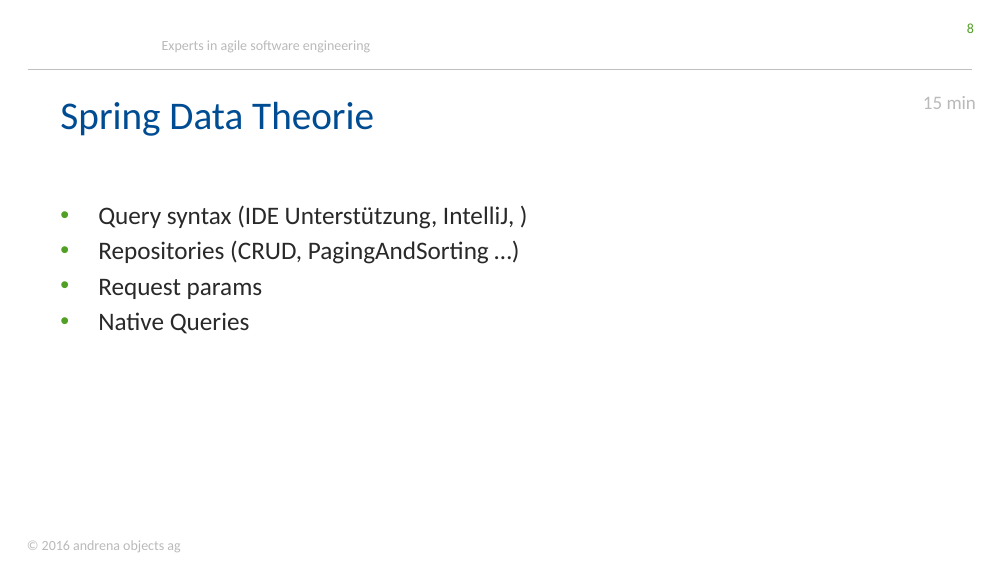
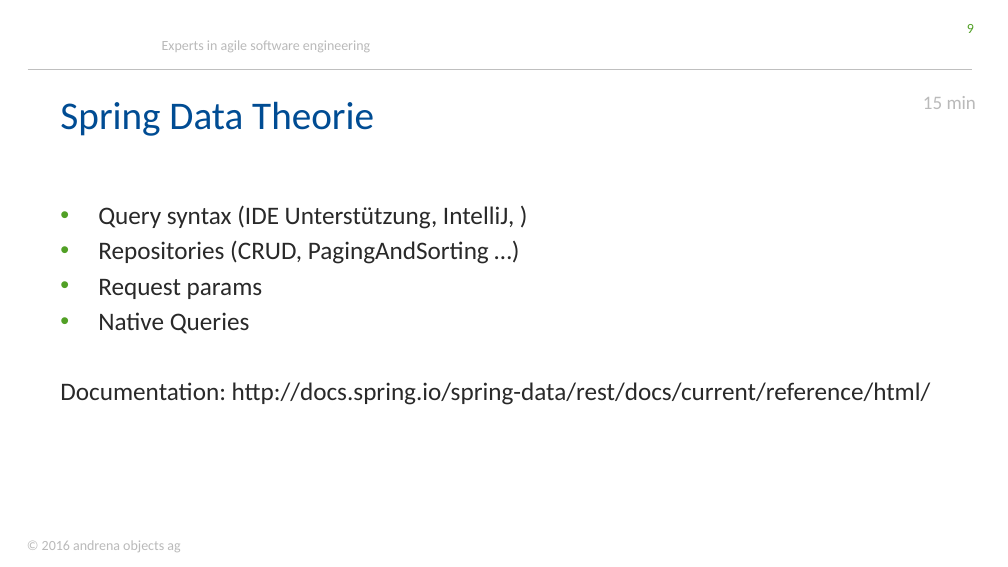
Before and after one commit to stklqt/oop-springboot-springdata-server, a slide deck: slide 9 of springBootDataWorkshop.pptx (slide 8 before the commit). Drawn at 1008x567 pixels with LibreOffice and Linux fonts; fonts in the diff are those of the drawing; background and template pictures are left out. Boxes give left, top, right and bottom in pixels: in the first picture for what was removed or moved away, otherwise in the second. Text is boxed around its words. In the diff, an @@ line names an element or a change of style, - is before the commit and + after.

```diff
--- a/springBootDataWorkshop.pptx
+++ b/springBootDataWorkshop.pptx
@@ page number at [967,24,974,33]: text changed @@
-8
+9
@@ text at [60,382,931,405]: paragraph added @@
+Documentation: http://docs.spring.io/spring-data/rest/docs/current/reference/html/
```
Also in this commit, not shown: 6 other slides changed, 1 slide added, 1 slide removed.
